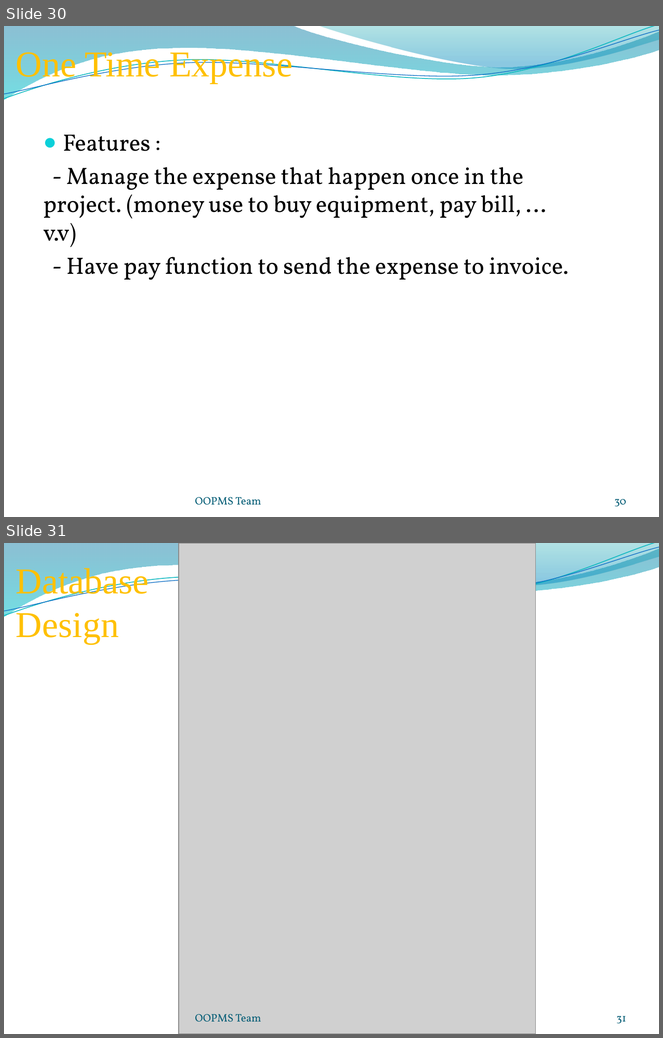
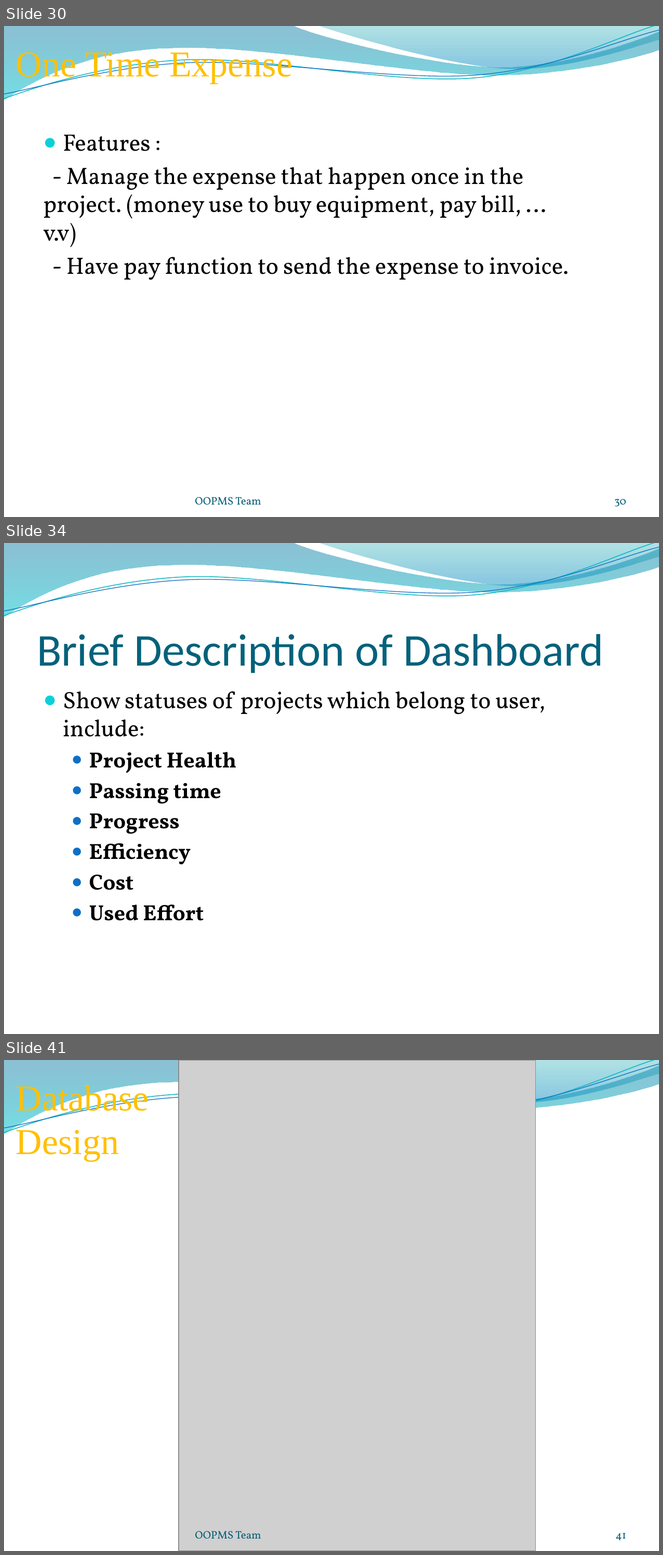
Before and after one commit to gofpattern/oopms, a slide deck: Document/Report/Presentation/OOPMS_Presentation_v1.0.pptx. Shown one above the other, each under a label of ours: slides 30 and 31 before the commit, slides 30, 34 and 41 after it; the slides between them are not shown. The pictures are 663x1038 and 663x1555 pixels, drawn with LibreOffice and Linux fonts; fonts in the diff are those of the drawing; grey boxes stand for pictures; background and template pictures are left out. Boxes give left, top, right and bottom in pixels: in the first picture for what was removed or moved away, otherwise in the second. Text is boxed around its words. In the diff, an @@ line names an element or a change of style, - is before the commit and + after.

```diff
--- a/Document/Report/Presentation/OOPMS_Presentation_v1.0.pptx
+++ b/Document/Report/Presentation/OOPMS_Presentation_v1.0.pptx
@@ slide 34 added at (x1=4, y1=543, x2=659, y2=1034), background picture (left out); not listed: 4 template elements that a slide beside it also shows @@
@@ title added at (x1=37, y1=634, x2=604, y2=673), 50 pt, text #04617B @@
+Brief Description of Dashboard
@@ text added at (x1=63, y1=691, x2=546, y2=921), 24 pt, text #000000, bold @@
+● Show statuses of projects which belong to user, include:
+  ● Project Health
+  ● Passing time
+  ● Progress
+  ● Efficiency
+  ● Cost
+  ● Used Effort
@@ what was slide 31 is now slide 41 @@
@@ page number at (x1=616, y1=1533, x2=626, y2=1541): text changed @@
-31
+41
```
Also in this commit, not shown: 2 slides changed, 9 other slides added.
